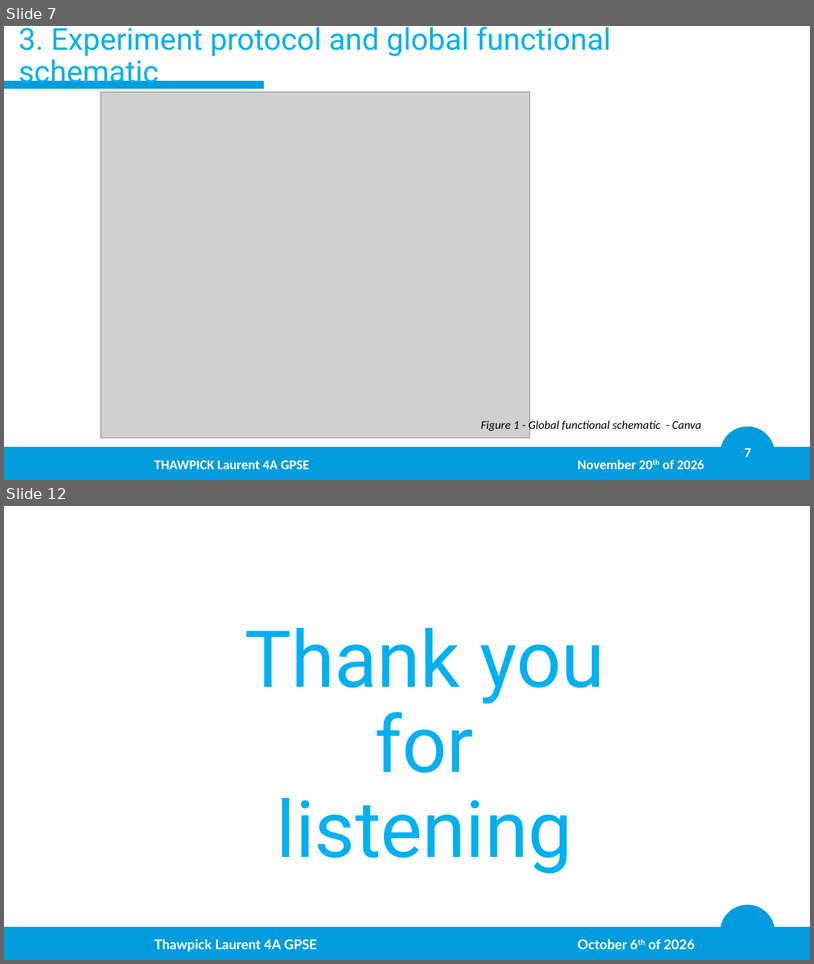
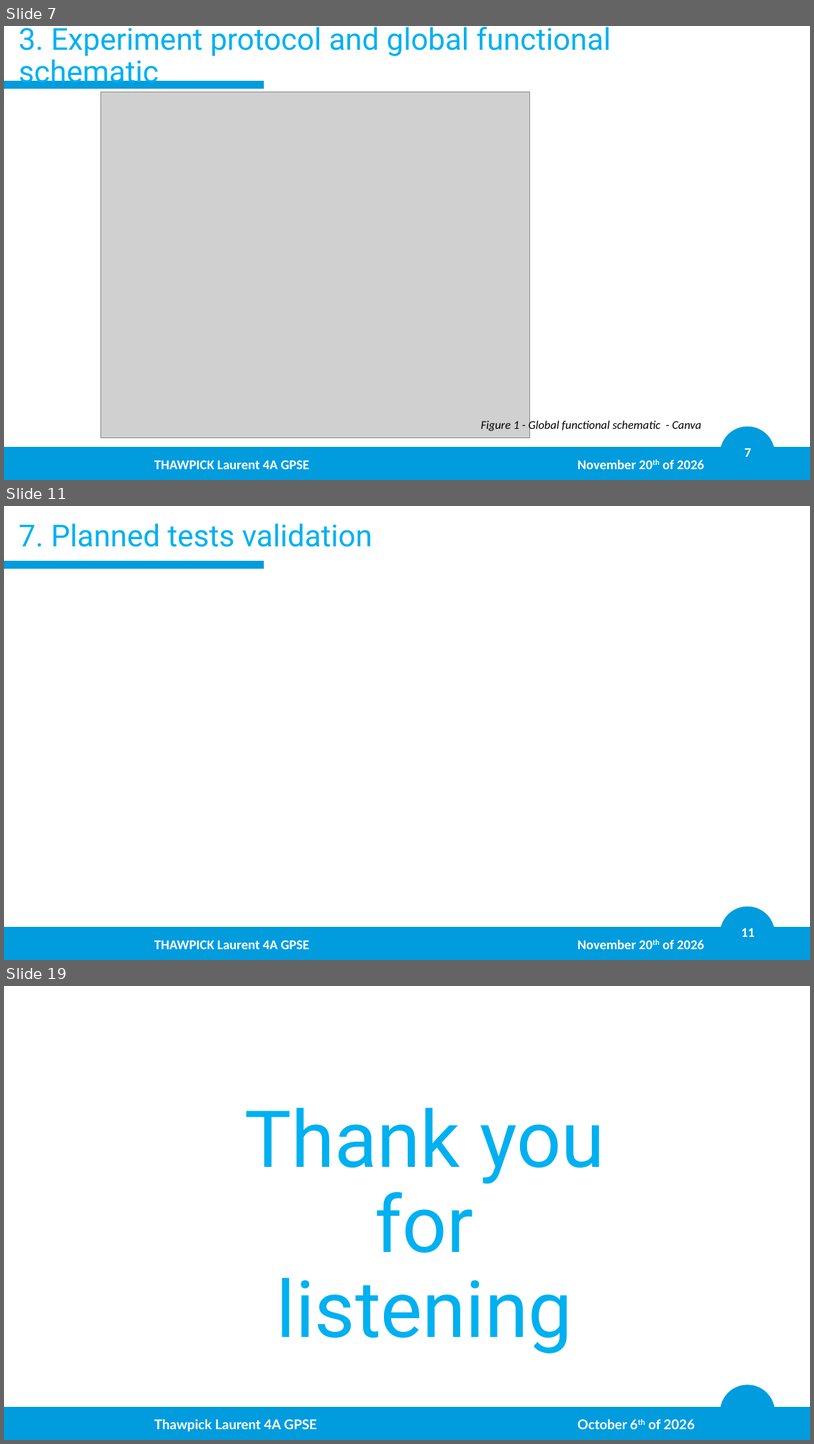
Before and after one commit to LaurentThaw/plasma-tubing, a slide deck: PDR for 20.11.26/PDR.pptx. Shown one above the other, each under a label of ours: slides 7 and 12 before the commit, slides 7, 11 and 19 after it; the slides between them are not shown. The pictures are 814x964 and 814x1444 pixels, drawn with LibreOffice and Linux fonts; fonts in the diff are those of the drawing; grey boxes stand for pictures; background and template pictures are left out. Boxes give left, top, right and bottom in pixels: in the first picture for what was removed or moved away, otherwise in the second. Text is boxed around its words. In the diff, an @@ line names an element or a change of style, - is before the commit and + after.

```diff
--- a/PDR for 20.11.26/PDR.pptx
+++ b/PDR for 20.11.26/PDR.pptx
@@ slide 11 added at (4, 506, 810, 960), background #FFFFFF; not listed: 4 template elements that a slide beside it also shows @@
@@ title added at (18, 523, 373, 547), 36 pt, text #00B0F0 @@
+7. Planned tests validation
@@ text added at (154, 939, 705, 949), 16 pt, text #FFFFFF, bold @@
+THAWPICK Laurent 4A GPSE November 20th of 2026
@@ what was slide 12 is now slide 19 @@
```
Also in this commit, not shown: 3 slides changed, 8 other slides added, 2 slides removed, 3 other files.
